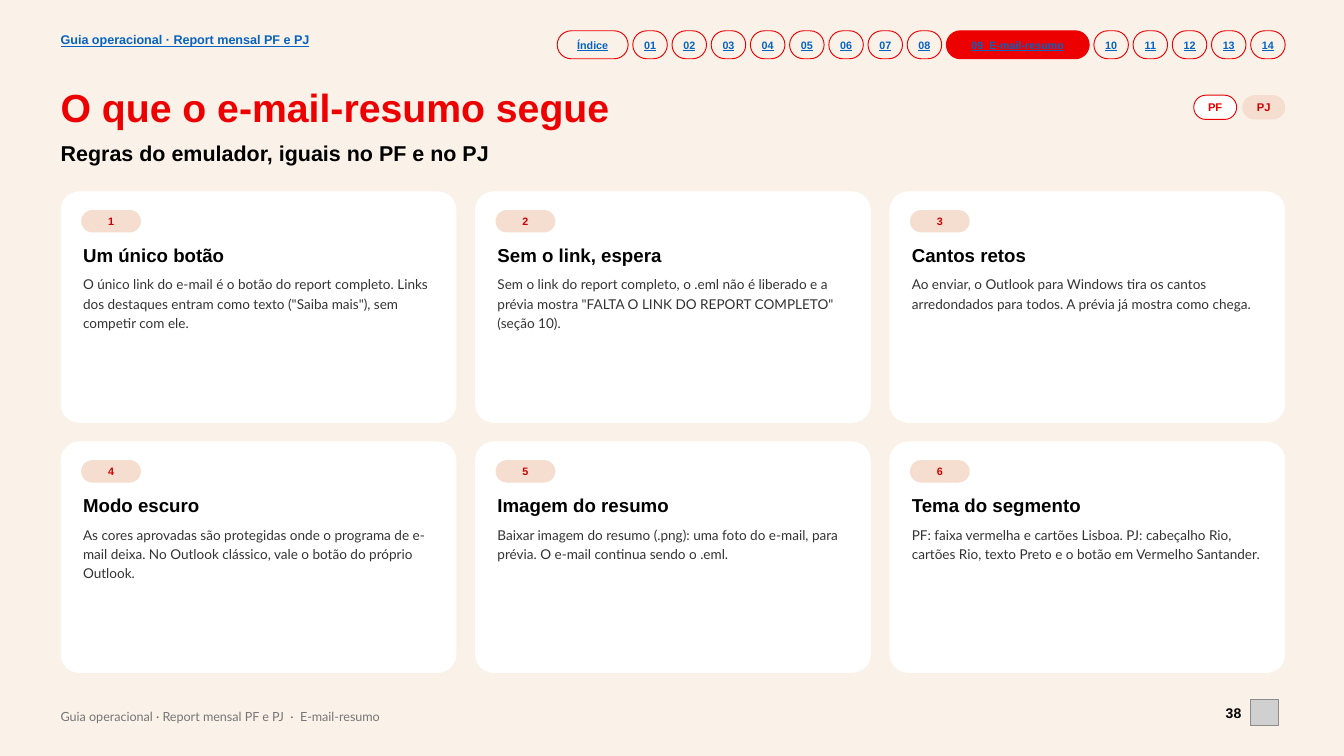
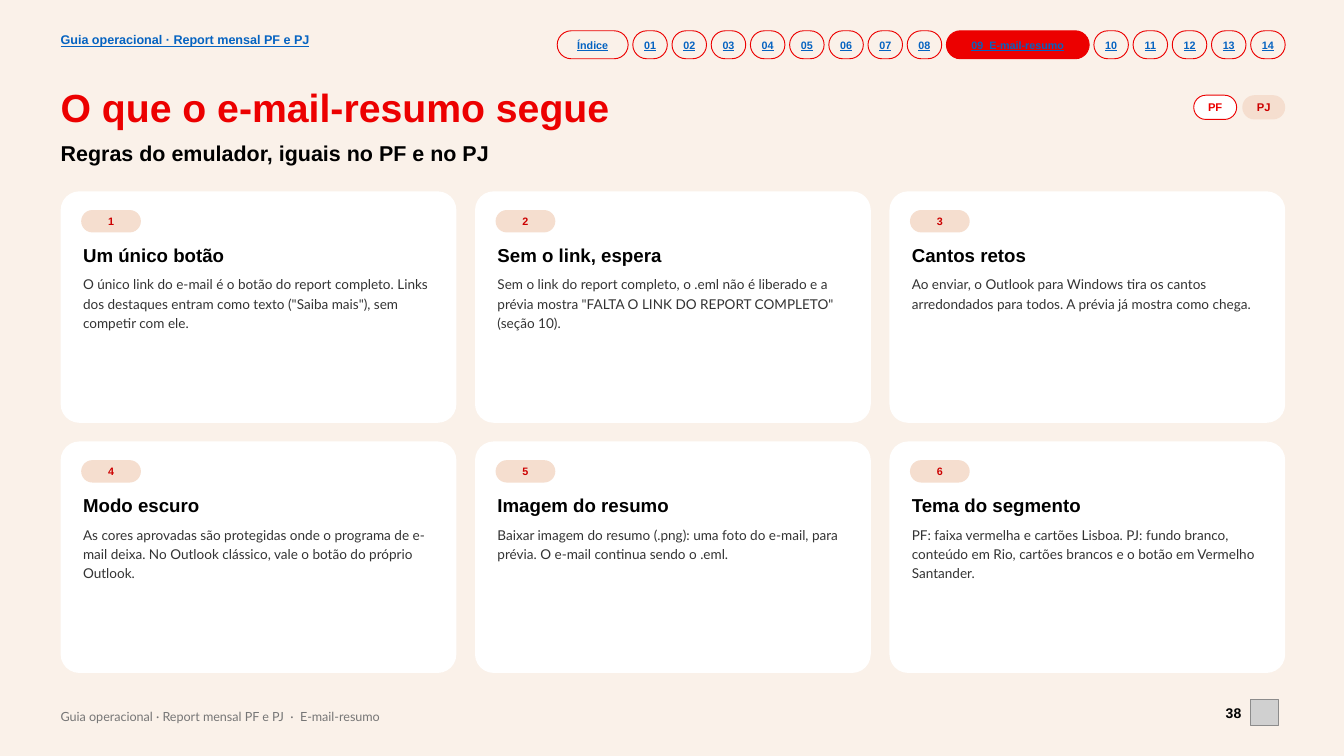
Before and after one commit to fabrizzioriccelli/report_mensal_st, a slide deck: slide 38 of kit/guia-operacional.pptx. Drawn at 1344x756 pixels with LibreOffice and Linux fonts; fonts in the diff are those of the drawing; grey boxes stand for pictures. Boxes give left, top, right and bottom in pixels: in the first picture for what was removed or moved away, otherwise in the second. Text is boxed around its words. In the diff, an @@ line names an element or a change of style, - is before the commit and + after.

```diff
--- a/kit/guia-operacional.pptx
+++ b/kit/guia-operacional.pptx
@@ text at (912, 530, 1254, 578): text changed @@
-PF: faixa vermelha e cartões Lisboa. PJ: cabeçalho Rio, cartões Rio, texto Preto e o botão em Vermelho Santander.
+PF: faixa vermelha e cartões Lisboa. PJ: fundo branco, conteúdo em Rio, cartões brancos e o botão em Vermelho Santander.
```
Also in this commit, not shown: 4 other slides changed, 19 other files.
